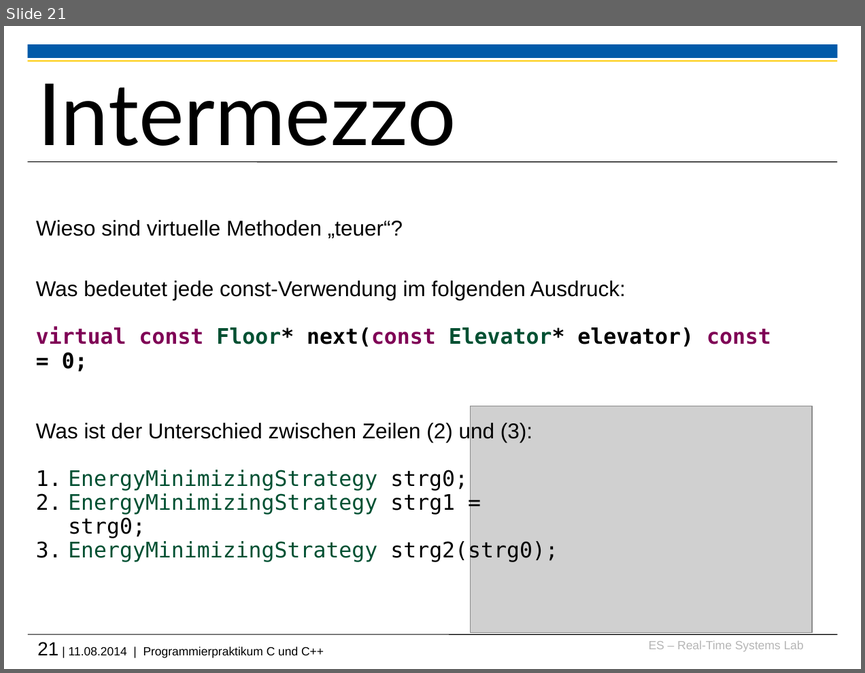
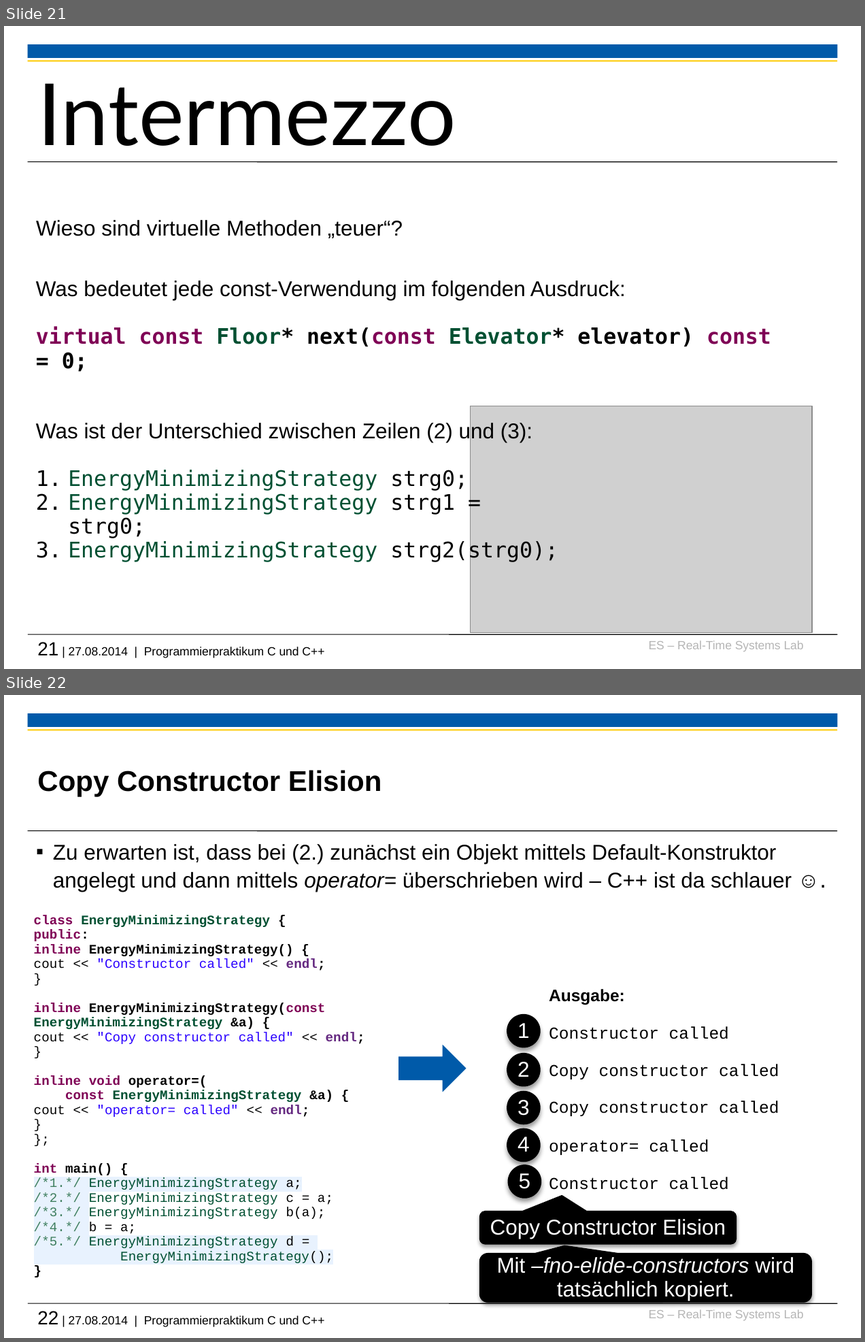
Before and after one commit to h82k/tud-cppp, a slide deck: Vorlesung/3 Vererbung-Polymorphie.pptx. Shown one above the other, each under a label of ours: slide 21 before the commit, slides 21 and 22 after it. The pictures are 865x673 and 865x1342 pixels, drawn with LibreOffice and Linux fonts; fonts in the diff are those of the drawing; grey boxes stand for pictures; background and template pictures are left out. Boxes give left, top, right and bottom in pixels: in the first picture for what was removed or moved away, otherwise in the second. Text is boxed around its words. In the diff, an @@ line names an element or a change of style, - is before the commit and + after.

```diff
--- a/Vorlesung/3 Vererbung-Polymorphie.pptx
+++ b/Vorlesung/3 Vererbung-Polymorphie.pptx
@@ slide 22 added at [4,695,861,1338], background #FFFFFF; not listed: 6 template elements that a slide beside it also shows @@
@@ title added at [37,770,382,797], 24 pt, text #000000, bold @@
+Copy Constructor Elision
@@ text added at [53,844,791,892], 18 pt, text #000000 @@
+▪ Zu erwarten ist, dass bei (2.) zunächst ein Objekt mittels Default-Konstruktor angelegt und dann mittels operator= überschrieben wird – C++ ist da schlauer ☺.
@@ text added at [34,915,365,1263], 11 pt, text #005032 @@
+class EnergyMinimizingStrategy {
+public:
+inline EnergyMinimizingStrategy() {
+cout << "Constructor called" << endl;
+}
+inline EnergyMinimizingStrategy(const EnergyMinimizingStrategy &a) {
+cout << "Copy constructor called" << endl;
+}
+inline void operator=(
+const EnergyMinimizingStrategy &a) {
+cout << "operator= called" << endl;
+}
+};
+int main() {
+/*1.*/ EnergyMinimizingStrategy a;
+/*2.*/ EnergyMinimizingStrategy c = a;
+/*3.*/ EnergyMinimizingStrategy b(a);
+/*4.*/ b = a;
+/*5.*/ EnergyMinimizingStrategy d =
+EnergyMinimizingStrategy();
+}
@@ text added at [549,989,779,1189], 14 pt, text #000000 @@
+Ausgabe:
+Constructor called
+Copy constructor called
+Copy constructor called
+operator= called
+Constructor called
@@ ellipse added at [507,1014,541,1047], fill #000000, 18 pt, text #FFFFFF @@
+1
@@ right arrow added at [399,1045,466,1091], fill #005AA9 @@
@@ ellipse added at [507,1052,541,1086], fill #000000, 18 pt, text #FFFFFF @@
+2
@@ ellipse added at [507,1091,541,1124], fill #000000, 18 pt, text #FFFFFF @@
+3
@@ ellipse added at [507,1127,541,1161], fill #000000, 18 pt, text #FFFFFF @@
+4
@@ ellipse added at [508,1164,541,1198], fill #000000, 18 pt, text #FFFFFF @@
+5
@@ rounded speech box added at [479,1211,736,1243], fill #000000, outline #000000 0.75 pt, 18 pt, text #FFFFFF @@
+Copy Constructor Elision
@@ rounded speech box added at [479,1253,811,1302], fill #000000, outline #000000 0.75 pt, 18 pt, text #FFFFFF @@
+Mit –fno-elide-constructors wird tatsächlich kopiert.
@@ text at [37,641,324,658]: text changed @@
-21 | 11.08.2014 | Programmierpraktikum C und C++
+21 | 27.08.2014 | Programmierpraktikum C und C++
```
Also in this commit, not shown: 3 slides changed, 5 other files.
